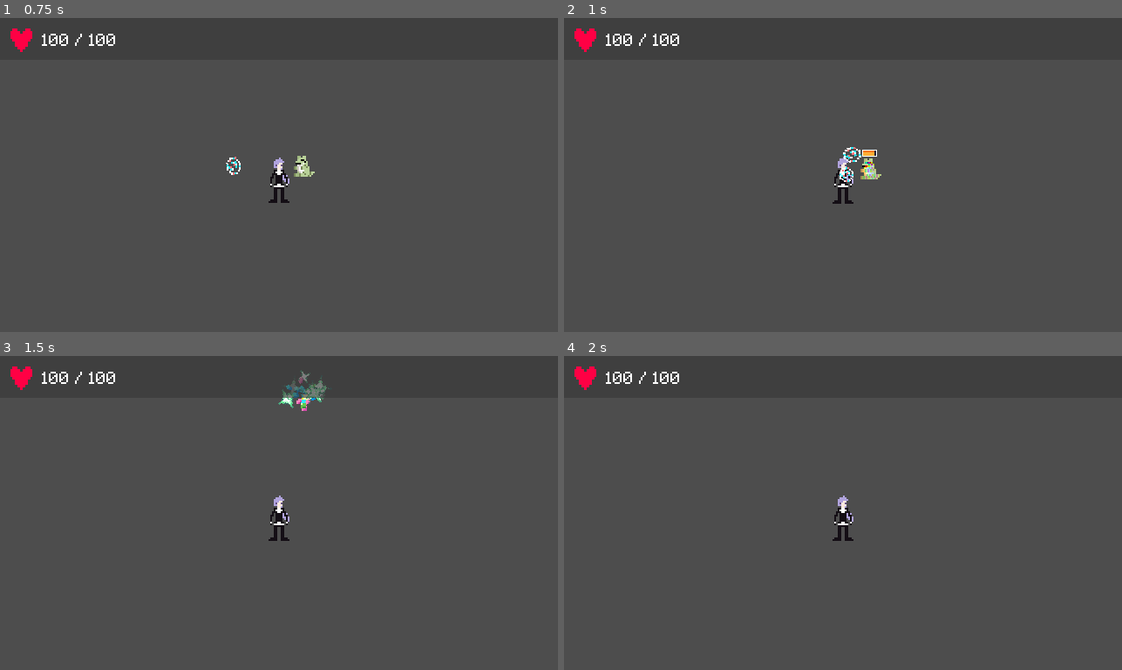
Above: before the commit, frames 1-4 (two rows, left to right).
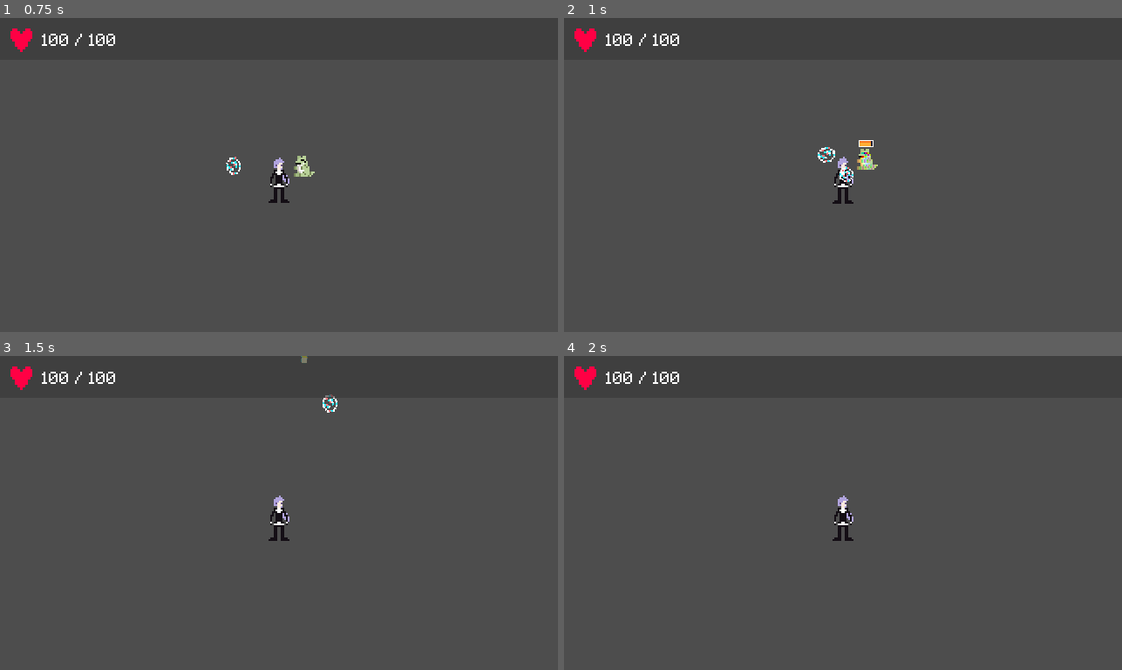
Above: after the commit, the same moments.

Repository: Th-eo/ultra-wormhole-jam
Game: Godot game, scene res://src/main.tscn
Same seed, same stepped clock (60 frames per second), same inputs: the game is played once before the commit and once after it.
Inputs (mouse positions are in pixels of both pictures, inside the frame that each line leads up to):
- Up to frame 1 (0.75 s): move the mouse to (401, 159) at 0.52 s; hold D (right) from 0.53 s (still down); hold Space (fire) from 0.53 s (still down)
- Up to frame 2 (1 s): keep holding D (right); keep holding Space (fire)
- Up to frame 3 (1.5 s): move the mouse to (167, 528) at 1.27 s; release D (right) at 1.28 s; release Space (fire) at 1.28 s; hold S (down) from 1.28 s (still down); tap Shift (special) at 1.35 s
- Up to frame 4 (2 s): keep holding S (down)

Frame 1 is identical in both runs. In frame 2, 0.5% of the frame differs, in the area x 45-57%, y 38-52%; in frame 3, 0.5%, in the area x 49-61%, y 0-19%; in frame 4, nothing differs.

Commit message:
Enemy knockback

Diff:
--- a/src/entities/deathanimparticles.tscn
+++ b/src/entities/deathanimparticles.tscn
@@ -23,10 +23,10 @@
 [node name="CPUParticles2D" type="CPUParticles2D"]
 material = SubResource("CanvasItemMaterial_7ei7w")
 emitting = false
-amount = 20
-lifetime = 0.5
+amount = 15
+lifetime = 0.4
 one_shot = true
-explosiveness = 0.5
+explosiveness = 0.2
 randomness = 1.0
 lifetime_randomness = 1.0
 texture = ExtResource("1_f50n5")
@@ -42,10 +42,10 @@
 [node name="Stars" type="CPUParticles2D" parent="."]
 material = SubResource("CanvasItemMaterial_103sf")
 emitting = false
-amount = 10
-lifetime = 0.5
+amount = 5
+lifetime = 0.4
 one_shot = true
-explosiveness = 1.0
+explosiveness = 0.2
 randomness = 1.0
 lifetime_randomness = 1.0
 texture = ExtResource("2_nl7eq")
--- a/src/entities/enemy.gd
+++ b/src/entities/enemy.gd
@@ -12,16 +12,35 @@
 @export var speed: int = 150
 
 var move = true
+var knockback = false
+var knockback_strength = 100.0
+var knockback_duration = 0.5
+var knockback_timer = 0.0
+var knockback_direction = Vector2.ZERO
 
 func _ready():
 	# Find Player in parent ("World/Main" node)
 	target = get_parent().get_node("Player")
 	$TextureProgressBar.visible = false
 
+func set_knockback(do, strength, duration, direction):
+	knockback = do
+	knockback_strength = strength
+	knockback_duration = duration
+	knockback_direction = direction
+
 func _physics_process(delta):
 	if target and move and cur_hp > 0:
-		velocity = global_position.direction_to(target.global_position)
-		move_and_collide(velocity * SPEED * delta)
+		if knockback:
+		# Apply knockback force
+			move_and_collide(knockback_direction * knockback_strength * delta)
+			knockback_timer += delta
+			if knockback_timer >= knockback_duration:
+				knockback = false
+				knockback_timer = 0.0
+		else:
+			velocity = global_position.direction_to(target.global_position)
+			move_and_collide(velocity * SPEED * delta)
 	if velocity.x < 0: # Flip based on direction
 		$Sprite2D.flip_h = false
 	if velocity.x > 0:
@@ -74,5 +93,5 @@
 	queue_free()
 	var death = death_particles.instantiate()
 	death.set_scale(scale)
-	death.global_position = global_position
+	death.global_position = global_position+Vector2(0,2)
 	get_parent().add_child(death)
--- a/src/entities/enemyhpbar.gd
+++ b/src/entities/enemyhpbar.gd
@@ -4,8 +4,8 @@
 @export var orangeTexture: Texture
 @export var redTexture: Texture
 
-func _ready():
-	set_progress_texture(greenTexture)  # Set the initial texture
+#func _ready():
+#	set_progress_texture(greenTexture)  # Set the initial texture
 
 func setProgress(progress):
 	visible = true
@@ -18,4 +18,3 @@
 	else:  # If this somehow fails, use red texture
 		set_progress_texture(redTexture)
 	set_value((progress / 100) * max_value)
-	print(value)
--- a/src/entities/projectile.gd
+++ b/src/entities/projectile.gd
@@ -43,5 +43,8 @@
 
 func _on_area_entered(area):
 	if area.get_parent().has_method("handle_hit"):
-		area.get_parent().handle_hit(20)
+		var enemy = area.get_parent()
+		enemy.handle_hit(20)
+		var direction = enemy.global_position - get_parent().get_node("Player").global_position
+		enemy.set_knockback(true, 100, .15, direction.normalized())
 		die()
